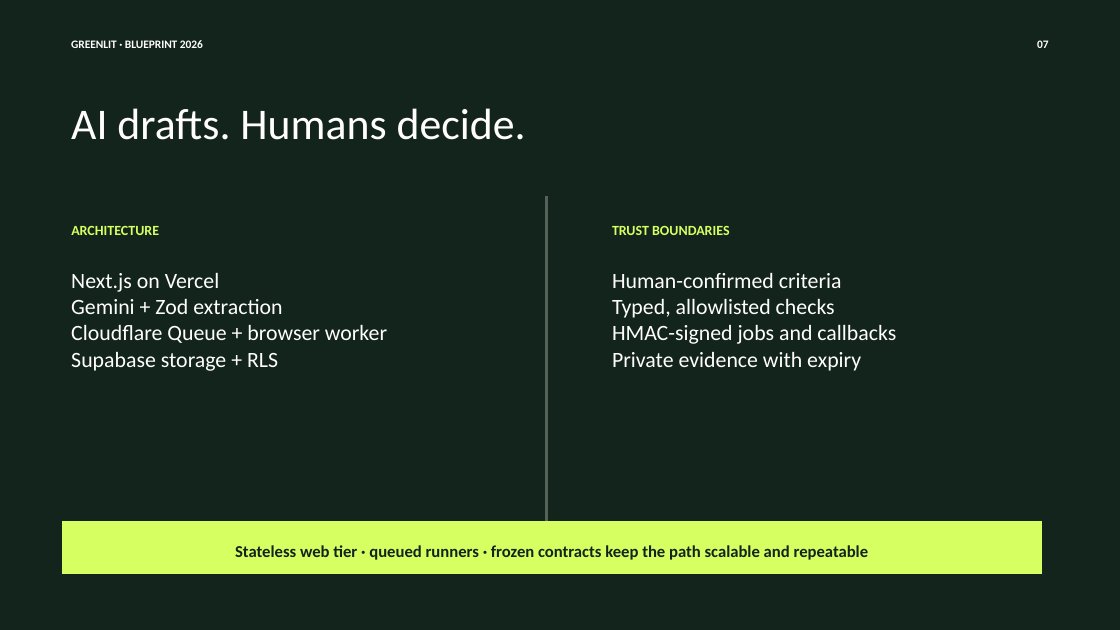
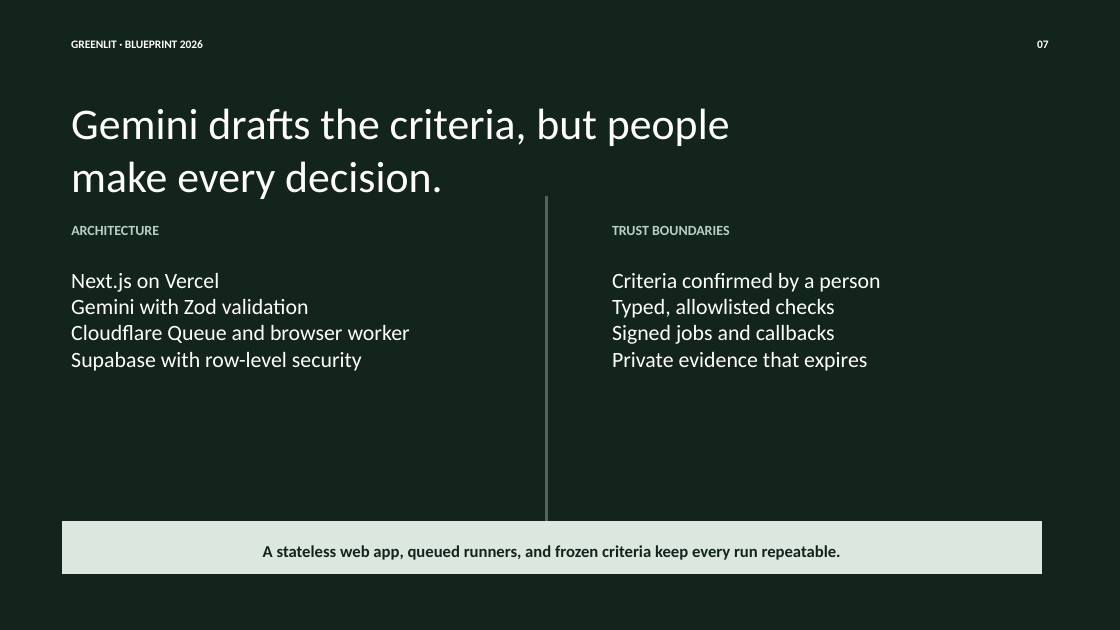
Before and after one commit to anayagarwalla-ai/greenlit, a slide deck: slide 7 of docs/hackathon/greenlit-blueprint-hackathon-deck.pptx. Drawn at 1120x630 pixels with LibreOffice and Linux fonts; fonts in the diff are those of the drawing. Boxes give left, top, right and bottom in pixels: in the first picture for what was removed or moved away, otherwise in the second. Text is boxed around its words. In the diff, an @@ line names an element or a change of style, - is before the commit and + after.

```diff
--- a/docs/hackathon/greenlit-blueprint-hackathon-deck.pptx
+++ b/docs/hackathon/greenlit-blueprint-hackathon-deck.pptx
@@ text at (x1=71, y1=108, x2=730, y2=199): text changed @@
-AI drafts. Humans decide.
+Gemini drafts the criteria, but people make every decision.
@@ text "ARCHITECTURE" at (x1=71, y1=226, x2=159, y2=235): text colour #D6FF61 to #B9D0C0 @@
@@ text "TRUST BOUNDARIES" at (x1=612, y1=226, x2=729, y2=235): text colour #D6FF61 to #B9D0C0 @@
@@ text at (x1=71, y1=299, x2=410, y2=371): text changed @@
-Gemini + Zod extraction
-Cloudflare Queue + browser worker
-Supabase storage + RLS
+Gemini with Zod validation
+Cloudflare Queue and browser worker
+Supabase with row-level security
@@ text at (x1=612, y1=273, x2=880, y2=292): text changed @@
-Human-confirmed criteria
+Criteria confirmed by a person
@@ text at (x1=612, y1=325, x2=867, y2=371): text changed @@
-HMAC-signed jobs and callbacks
-Private evidence with expiry
+Signed jobs and callbacks
+Private evidence that expires
@@ rectangle at (x1=63, y1=522, x2=1042, y2=574): fill #D6FF61 to #DCE8DF; outline #D6FF61 0 pt to #DCE8DF 0 pt @@
@@ text at (x1=263, y1=545, x2=841, y2=560): text changed @@
-Stateless web tier · queued runners · frozen contracts keep the path scalable and repeatable
+A stateless web app, queued runners, and frozen criteria keep every run repeatable.
```
Also in this commit, not shown: 7 other slides changed, 1 other file.
